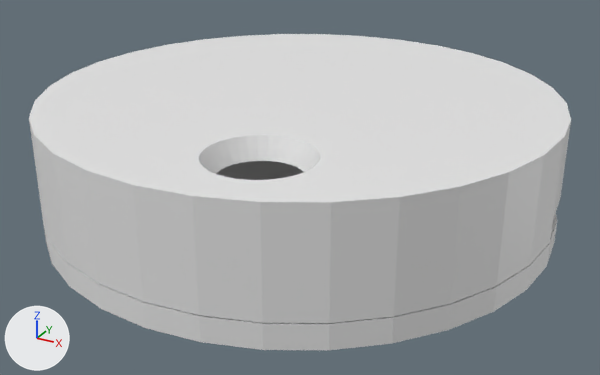
A saved change to the Blender file Cassing.blend.
Before and after are seen from a 50 mm camera at (44.5, -81.0, 34.7) aimed at (0.9, -1.6, -5.0). Arrows for +X, +Y and +Z are at lower left; the lights stay in place.

Before the edit, the objects in view are built like this:
```python
me_cylinder = bpy.data.meshes.new('Cylinder')
me_cylinder.from_pydata(...)  # 446 vertices, 286 faces; spans x -19.2..19.2, y -19.2..19.2, z -10.5..1.3
me_cylinder_005 = bpy.data.meshes.new('Cylinder.005')
me_cylinder_005.from_pydata(...)  # 397 vertices, 233 faces; spans x -24.3..24.3, y -24.3..24.3, z -3.2..8.4
ob_cylinder = bpy.data.objects.new('Cylinder', me_cylinder)
ob_cylinder.location = (0.0, 0.0, 4.67)
ob_cylinder.scale = (1.56, 1.56, 1.0)
ob_cylinder_001 = bpy.data.objects.new('Cylinder.001', me_cylinder_005)
ob_cylinder_001.location = (0.0, 0.0, -7.66)
ob_cylinder_001.scale = (1.23, 1.23, 0.308)
```
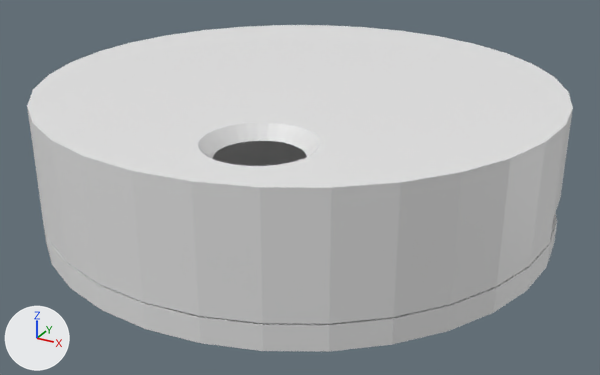
The change, as a diff of the scene's bpy script:
```diff
--- a/Cassing.blend.py
+++ b/Cassing.blend.py
@@ me_cylinder @@
 # used by ob_cylinder; location = (0.0, 0.0, 4.67); scale = (1.56, 1.56, 1.0)
-me_cylinder.from_pydata(...)  # 446 vertices, 286 faces; spans x -19.2..19.2, y -19.2..19.2, z -10.5..1.3
+me_cylinder.from_pydata(...)  # 399 vertices, 235 faces; spans x -19.2..19.2, y -19.2..19.2, z -9.0..1.3
+# me_cylinder part 1: 65 vertices moved from x -17.8..19.2, y -17.8..18.9, z -10.4..-1.0 to x -17.8..19.2, y -17.8..18.9, z -6.9..0.1; 205 vertices removed from x -19.2..19.2, y -19.2..19.2, z -10.5..-0.5; 158 vertices added at x -19.2..19.2, y -19.2..19.2, z -9.0..0.8
@@ ob_cylinder @@
 ob_cylinder = bpy.data.objects.new('Cylinder', me_cylinder)
-ob_cylinder.location = (0.0, 0.0, 4.67)
-ob_cylinder.scale = (1.56, 1.56, 1.0)
+ob_cylinder.location = (0.0, 0.0, 5.65)
+ob_cylinder.scale = (1.56, 1.56, 1.28)
@@ ob_cylinder_001 @@
 ob_cylinder_001 = bpy.data.objects.new('Cylinder.001', me_cylinder_005)
-ob_cylinder_001.location = (0.0, 0.0, -7.66)
+ob_cylinder_001.location = (0.0, 0.0, -7.78)
 ob_cylinder_001.scale = (1.23, 1.23, 0.308)
```

Changed parts and their boxes (x1, y1, x2, y2) in the pictures (600 x 375 px; the box of a moved part takes in the faces that stretch with it):
'Cylinder', reshaped, moved, rescaled
    before: (29, 34, 571, 323)
    after: (27, 25, 573, 324)
'Cylinder.001', moved
    before: (43, 161, 557, 350)
    after: (43, 141, 557, 352)
part 1 of me_cylinder, moved or reshaped
    before: (40, 135, 568, 323)
    after: (41, 123, 569, 324)
